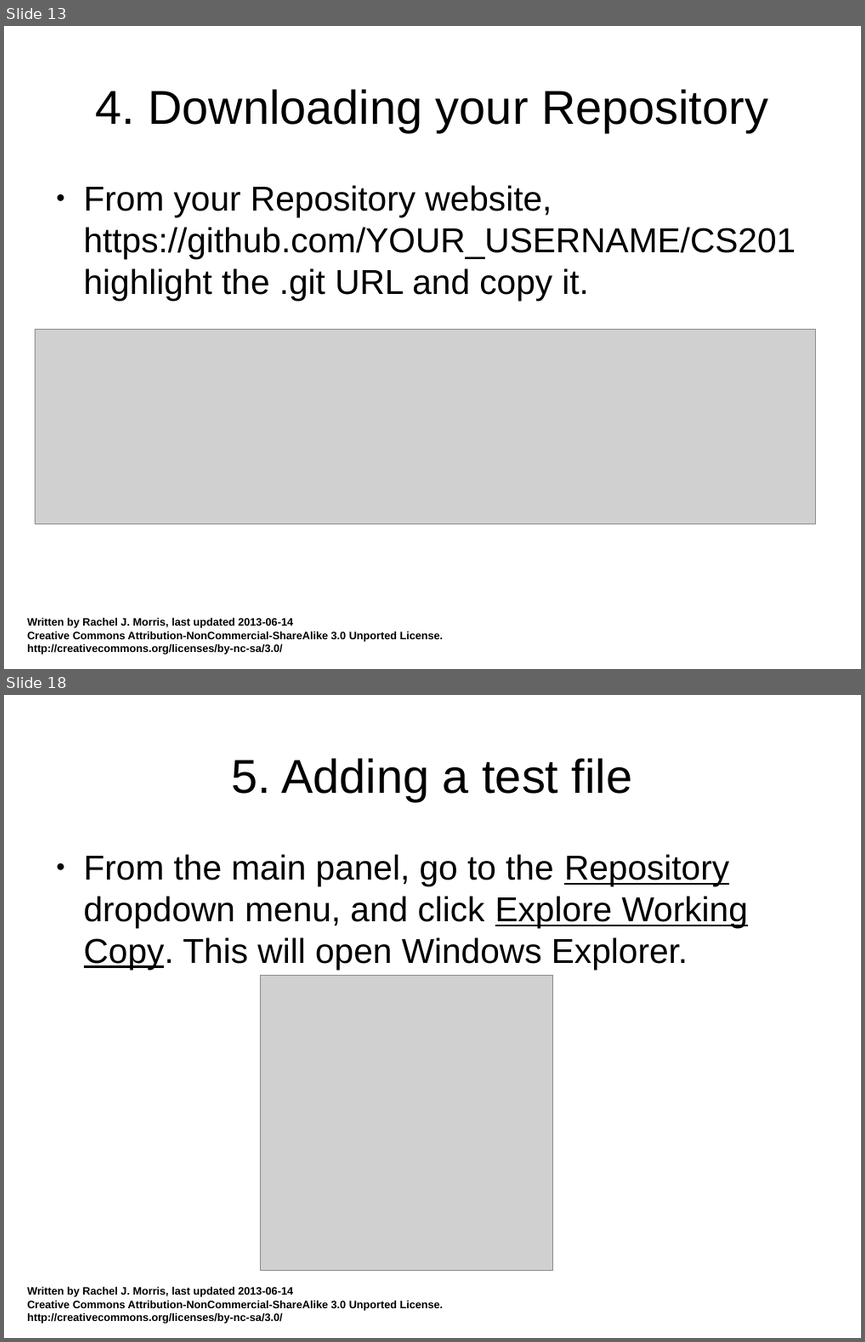
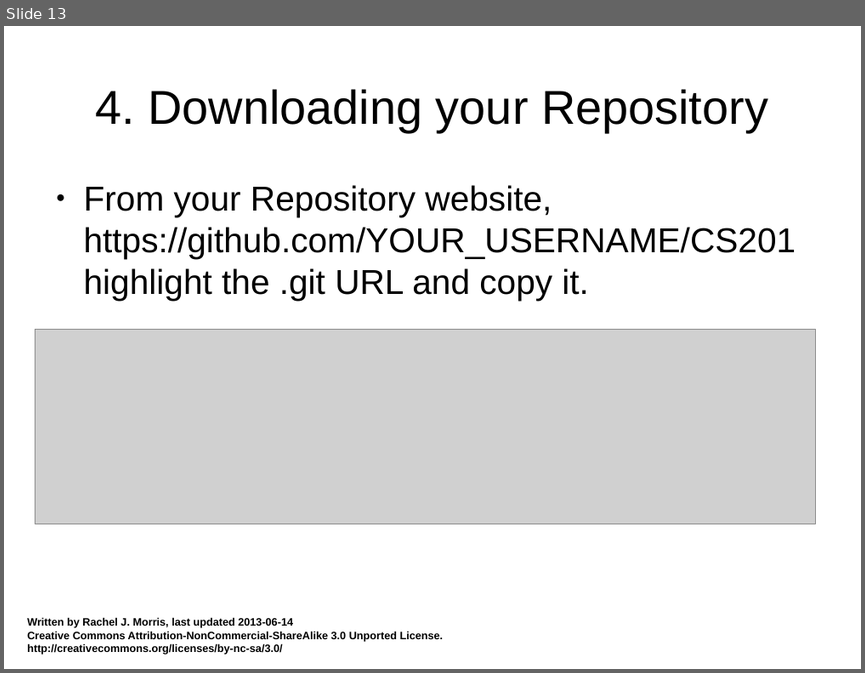
Before and after one commit to mactwist555/CPP-Course, a slide deck: Extra/How to use Git - GitBash.odp. Shown one above the other, each under a label of ours: slides 13 and 18 before the commit, slide 13 after it; the slides between them are not shown. The pictures are 865x1342 and 865x673 pixels, drawn with LibreOffice and Linux fonts; fonts in the diff are those of the drawing; grey boxes stand for pictures. Boxes give left, top, right and bottom in pixels: in the first picture for what was removed or moved away, otherwise in the second. Text is boxed around its words. In the diff, an @@ line names an element or a change of style, - is before the commit and + after.

```diff
--- a/Extra/How to use Git - GitBash.odp
+++ b/Extra/How to use Git - GitBash.odp
@@ slide 18 removed at bbox=[4, 695, 861, 1338], background #FFFFFF; not listed: 1 template element that a slide beside it also shows @@
@@ title removed at bbox=[232, 758, 632, 801] @@
-5. Adding a test file
@@ text removed at bbox=[84, 854, 748, 969] @@
-● From the main panel, go to the Repository dropdown menu, and click Explore Working Copy. This will open Windows Explorer.
@@ picture removed at bbox=[261, 975, 553, 1270] @@
```
Also in this commit, not shown: 9 slides changed, 6 slides added, 5 other slides removed.
